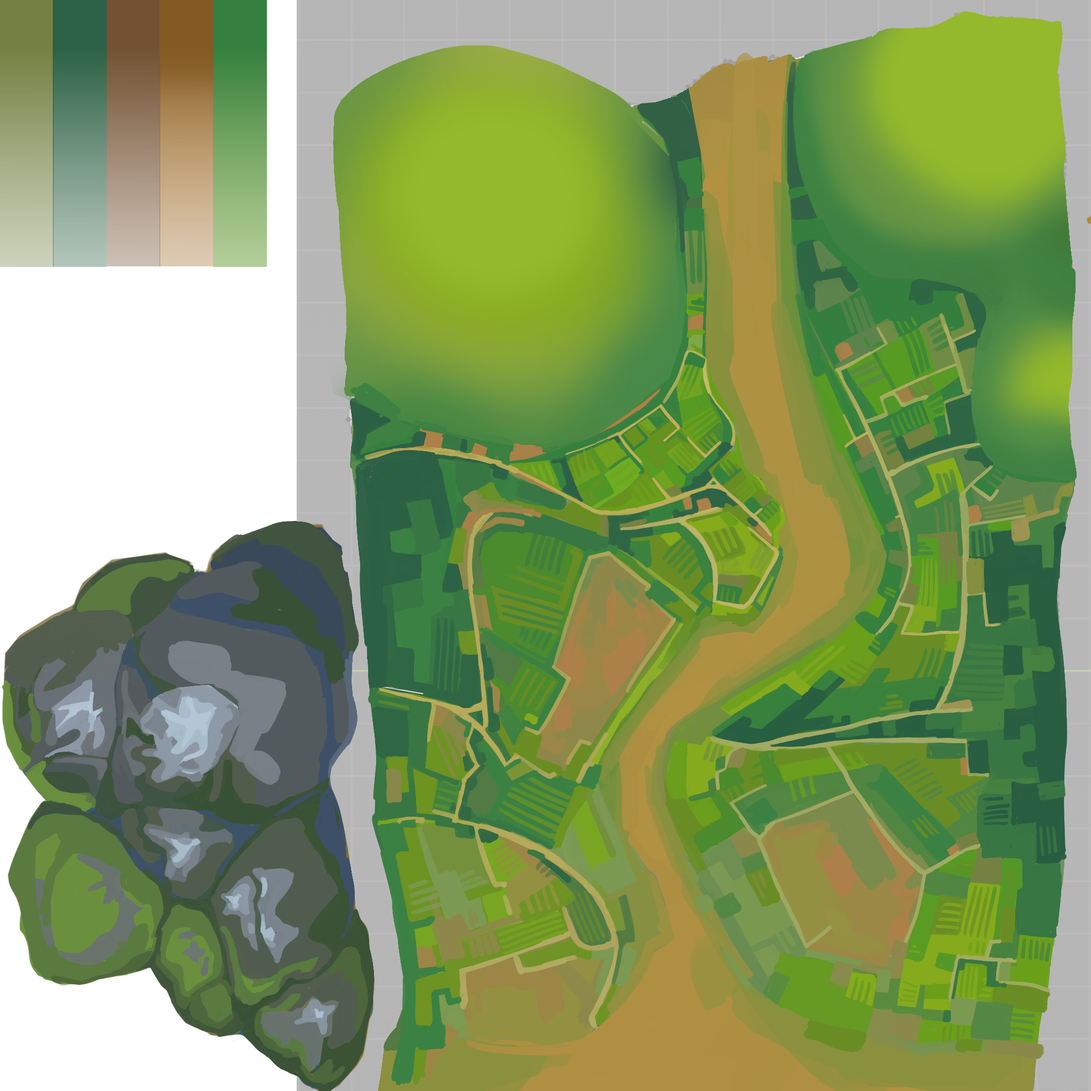
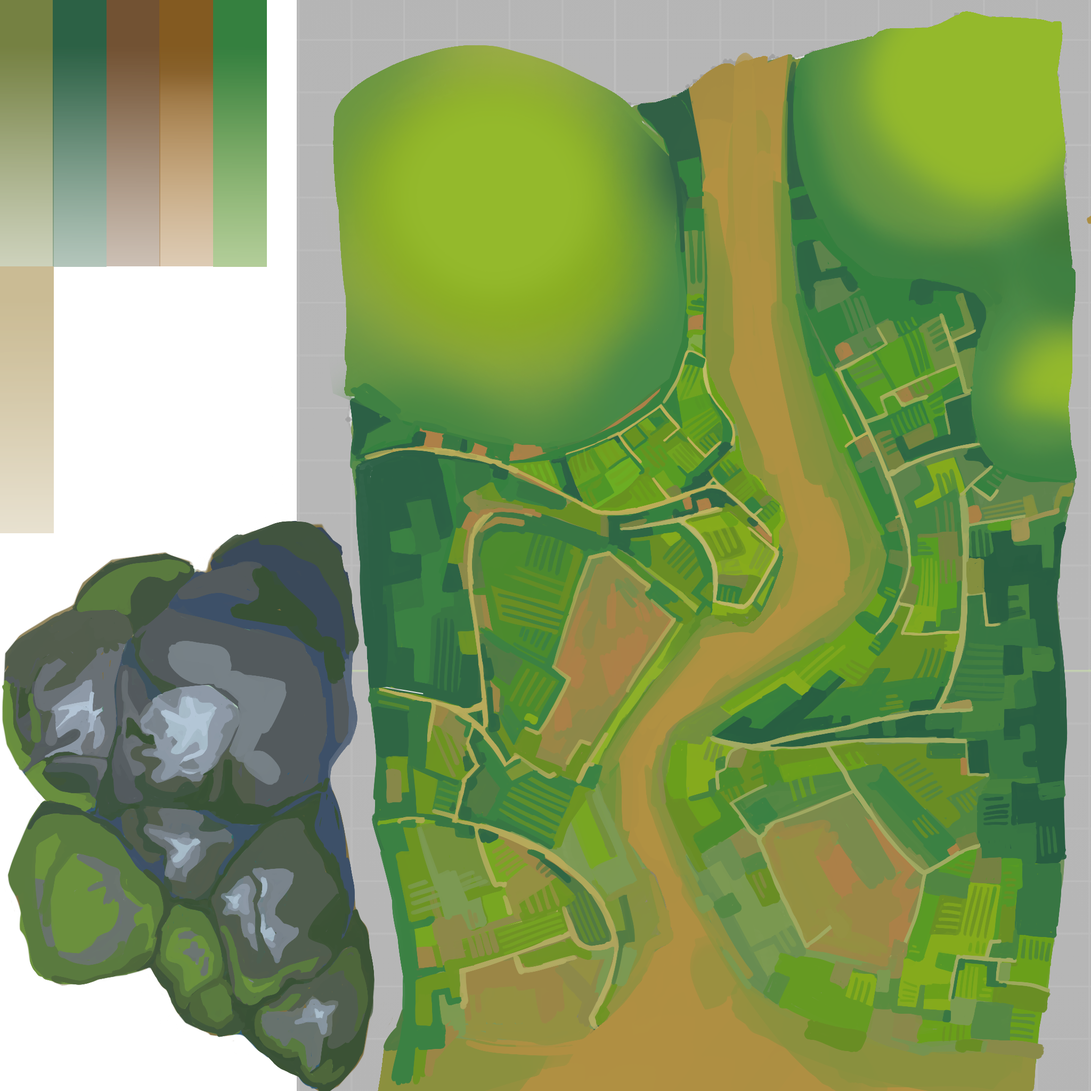
The second w=1091, h=1091 image is a revision of the first. Changes to its layers:
added layer "Fond en dégradé 2" above "Fond en dégradé 1" over [0, 266, 54, 534]
